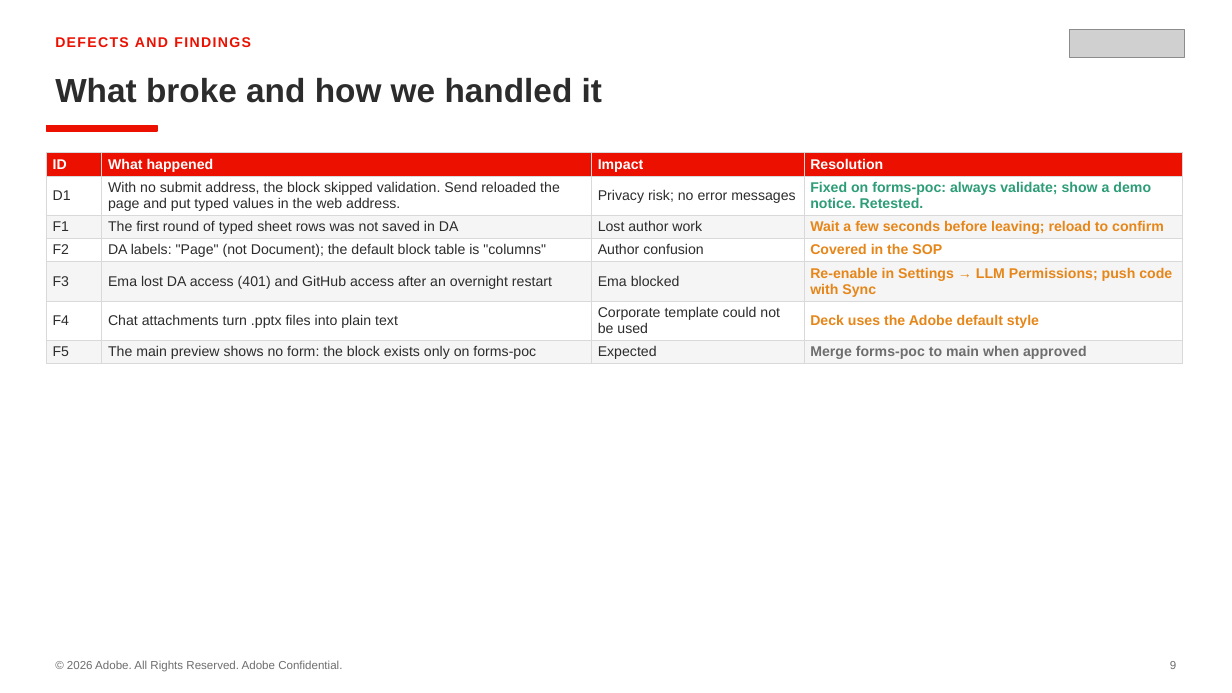
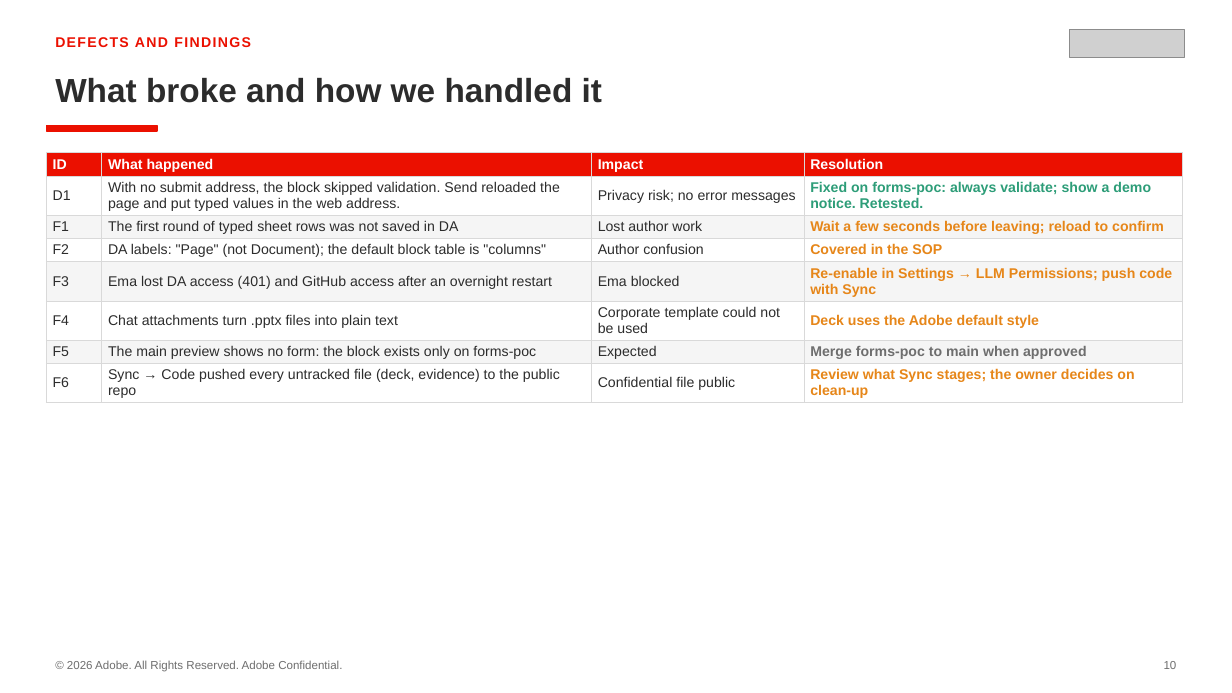
Before and after one commit to ARAJI-ADOBE/bv-poc-wknd-aln, a slide deck: slide 10 of testing/forms/Forms-POC-DA-vs-Ema.pptx (slide 9 before the commit). Drawn at 1232x693 pixels with LibreOffice and Linux fonts; fonts in the diff are those of the drawing; grey boxes stand for pictures. Boxes give left, top, right and bottom in pixels: in the first picture for what was removed or moved away, otherwise in the second. Text is boxed around its words. In the diff, an @@ line names an element or a change of style, - is before the commit and + after.

```diff
--- a/testing/forms/Forms-POC-DA-vs-Ema.pptx
+++ b/testing/forms/Forms-POC-DA-vs-Ema.pptx
@@ table at bbox=[46, 152, 1183, 402] @@
+row 8: F6 | Sync → Code pushed every untracked file (deck, evidence) to the public repo | Confidential file public | Review what Sync stages; the owner decides on clean-up
@@ text at bbox=[1164, 661, 1177, 669]: text changed @@
-9
+10
```
Also in this commit, not shown: 9 other slides changed, 2 slides added, 1 slide removed, 13 other files.
